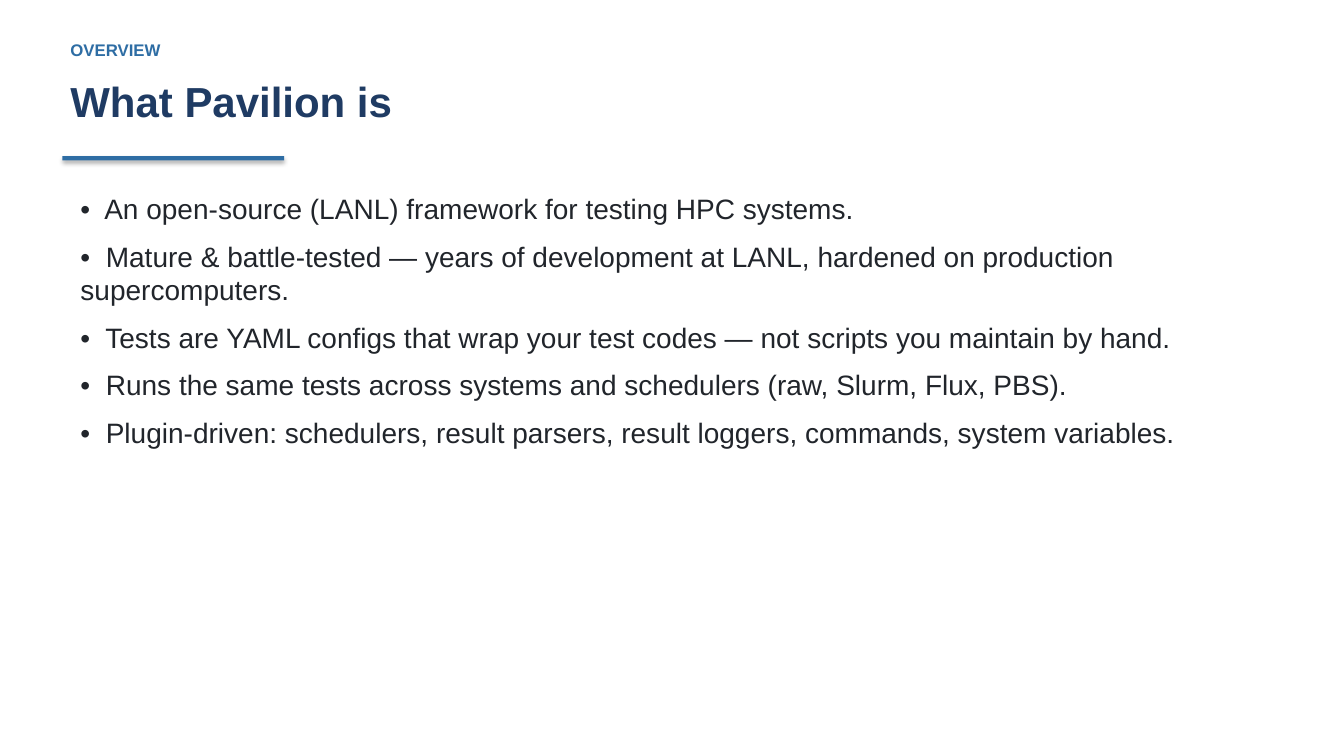
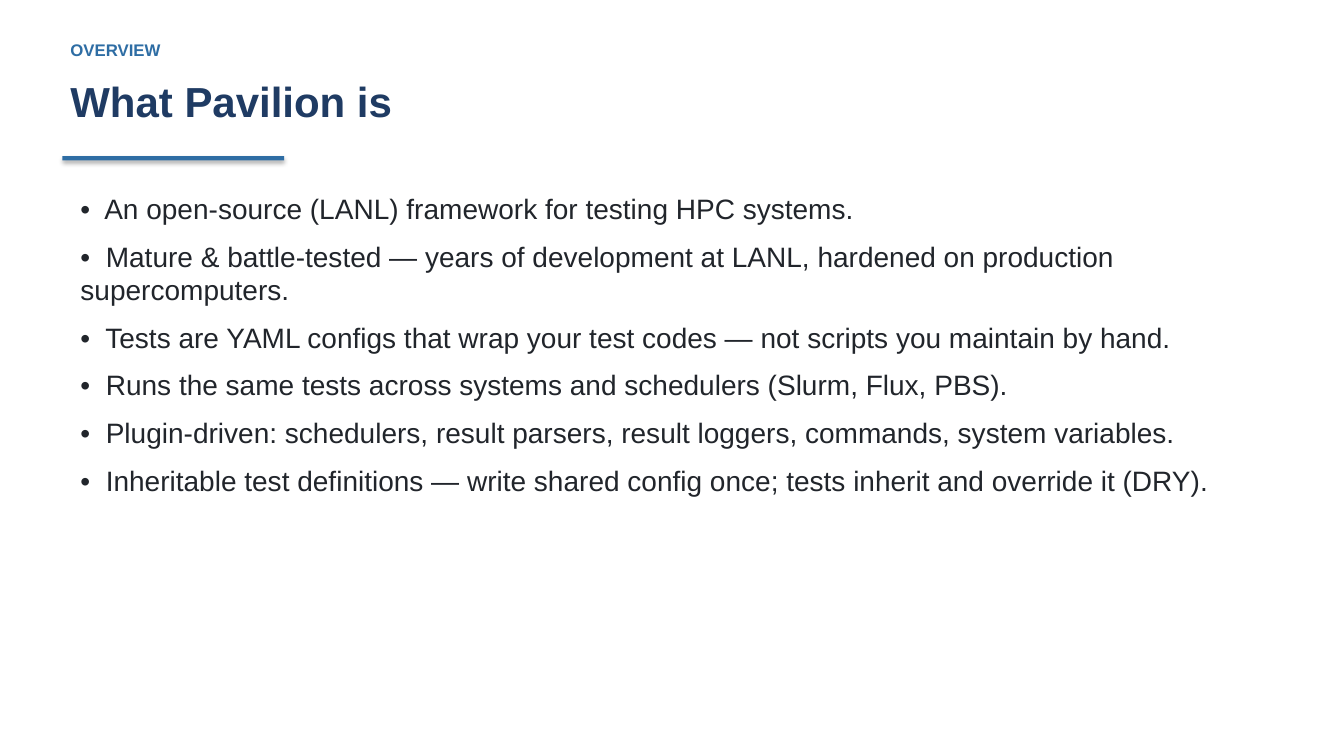
Before and after one commit to curtisecombsjr/pavilion-workshop, a slide deck: slide 3 of pavilion-workshop.pptx. Drawn at 1344x756 pixels with LibreOffice and Linux fonts; fonts in the diff are those of the drawing. Boxes give left, top, right and bottom in pixels: in the first picture for what was removed or moved away, otherwise in the second. Text is boxed around its words. In the diff, an @@ line names an element or a change of style, - is before the commit and + after.

```diff
--- a/pavilion-workshop.pptx
+++ b/pavilion-workshop.pptx
@@ text at bbox=[106, 374, 1007, 401]: text changed @@
-• Runs the same tests across systems and schedulers (raw, Slurm, Flux, PBS).
+• Runs the same tests across systems and schedulers (Slurm, Flux, PBS).
@@ text at bbox=[106, 470, 1208, 496]: paragraph added @@
+• Inheritable test definitions — write shared config once; tests inherit and override it (DRY).
```
Also in this commit, not shown: 17 other slides changed, 7 slides added, 19 other files.
